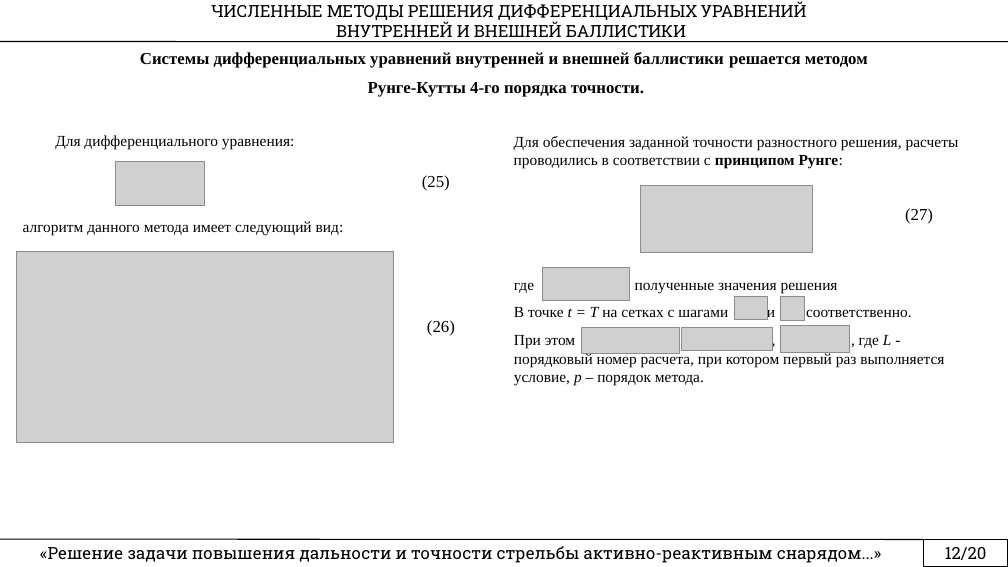
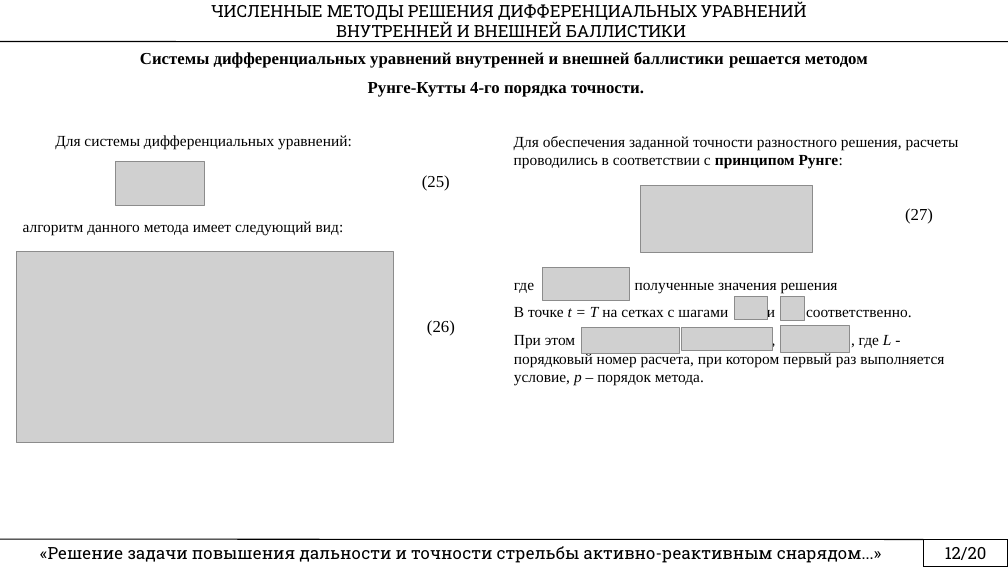
Before and after one commit to rustam-mansurov/cats, a slide deck: slide 12 of Аспирантура/Новье/План диссертации.pptx. Drawn at 1008x567 pixels with LibreOffice and Linux fonts; fonts in the diff are those of the drawing; grey boxes stand for pictures. Boxes give left, top, right and bottom in pixels: in the first picture for what was removed or moved away, otherwise in the second. Text is boxed around its words. In the diff, an @@ line names an element or a change of style, - is before the commit and + after.

```diff
--- a/Аспирантура/Новье/План диссертации.pptx
+++ b/Аспирантура/Новье/План диссертации.pptx
@@ text at [55,135,352,150]: text changed @@
-Для дифференциального уравнения:
+Для системы дифференциальных уравнений:
```
Also in this commit, not shown: 6 other slides changed, 5 other files.
